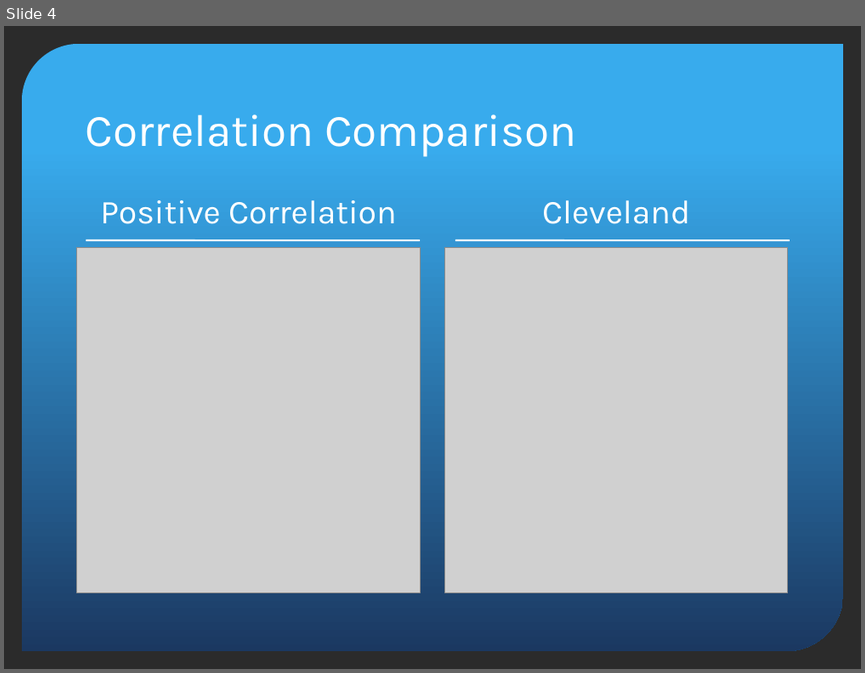
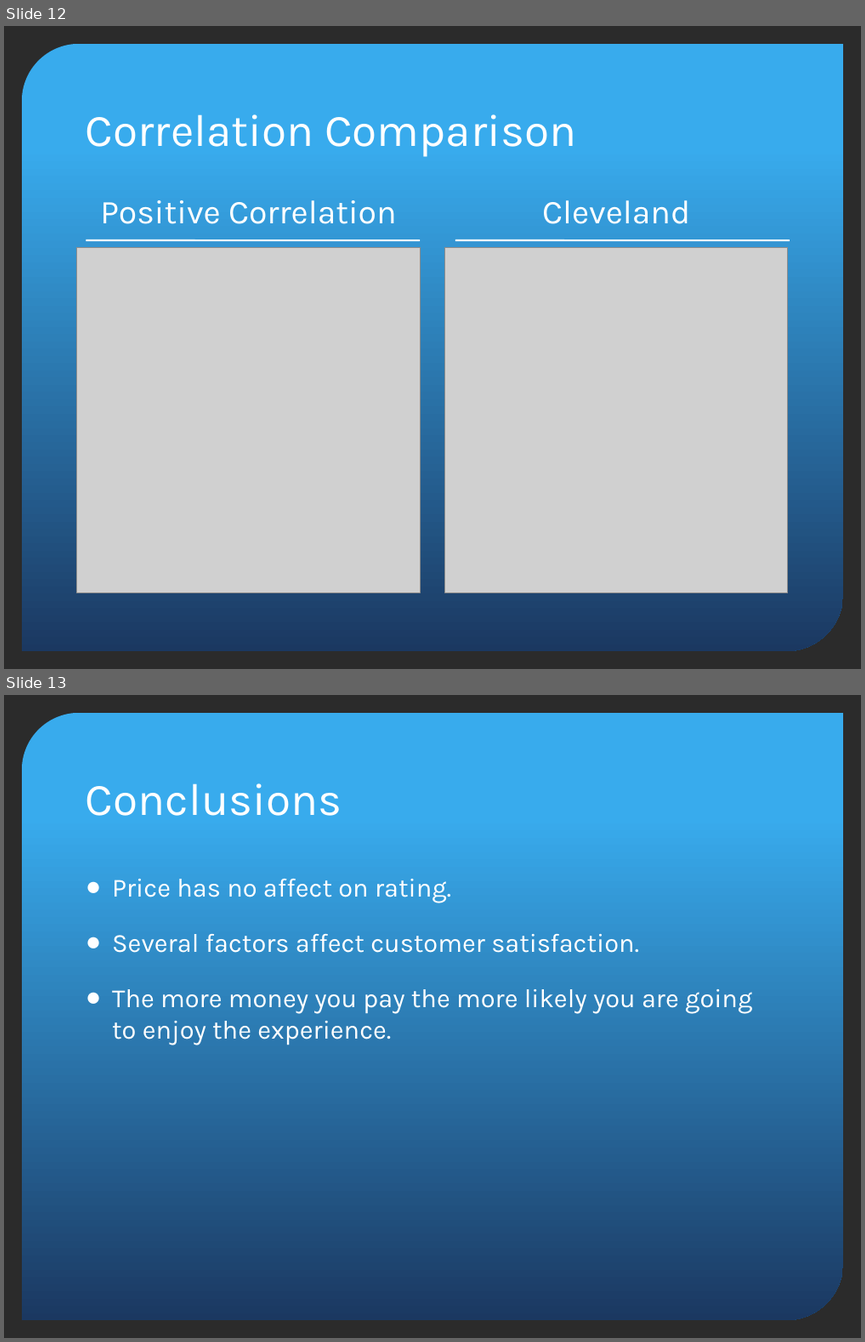
Before and after one commit to korto27/group_project_yelp, a slide deck: YelpProject.pptx. Shown one above the other, each under a label of ours: slide 4 before the commit, slides 12 and 13 after it. The pictures are 865x673 and 865x1342 pixels, drawn with LibreOffice and Linux fonts; fonts in the diff are those of the drawing; grey boxes stand for pictures; background and template pictures are left out; a plain dark background stands for a picture behind light text. Boxes give left, top, right and bottom in pixels: in the first picture for what was removed or moved away, otherwise in the second. Text is boxed around its words. In the diff, an @@ line names an element or a change of style, - is before the commit and + after.

```diff
--- a/YelpProject.pptx
+++ b/YelpProject.pptx
@@ slide 13 added at [4, 695, 861, 1338], background picture (left out); not listed: 1 template element that a slide beside it also shows @@
@@ title added at [86, 783, 341, 816], 38 pt, text #FFFFFF @@
+Conclusions
@@ text added at [112, 879, 752, 1045], 22 pt, text #FFFFFF @@
+● Price has no affect on rating.
+● Several factors affect customer satisfaction.
+● The more money you pay the more likely you are going to enjoy the experience.
@@ what was slide 4 is now slide 12 @@
```
Also in this commit, not shown: 8 slides changed, 1 other slide added.
